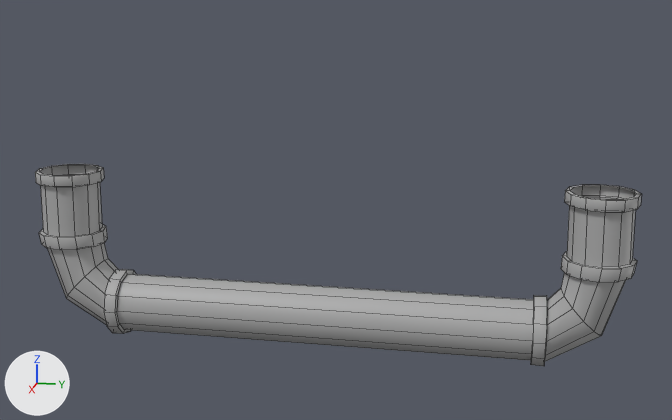
Two versions of the FBX model Assets/_Project/Artists/Olena/models/obstacles/PipeHolder.fbx, one commit apart.
The view is the same before and after, from a 50 mm camera at (0.749, 0.162, 0.237) aimed at (-0.002, 0.012, 0.049). The lights are fixed; the arrows at lower left show +X, +Y and +Z. Mesh edges are drawn as thin lines. Where no turn or scale is listed for an object, it has been applied to the vertices.

Objects in the first picture: 'PipeHolder'.
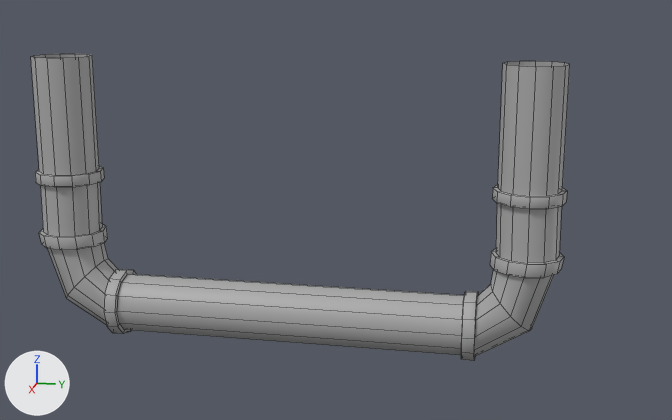
The newer file is also rescaled (x1.159), turned or shifted as a whole; pictures and numbers use the older file's frame.

Location of each change, (x1, y1, x2, y2) in pixels of the pictures (672 x 420 px):
'PipeHolder', reshaped (11% narrower, 52% taller): before (35, 164, 641, 366); after (31, 54, 570, 361)
part 1 of me_mesh, built on: before (310, 185, 641, 366); after (310, 61, 570, 361)
part 2 of me_mesh, added: after (31, 54, 99, 176)

What changed in the scene script:
```text
Change me_mesh:
    used by ob_pipeholder; location = (0.0, 0.0, 0.0)
    remove me_mesh.from_pydata(...)  # 312 vertices, 300 faces; spans x -0.029..0.029, y -0.258..0.258, z -0.075..0.075
    add me_mesh.from_pydata(...)  # 336 vertices, 324 faces; spans x -0.029..0.029, y -0.258..0.201, z -0.075..0.175
    me_mesh part 1
    12 vertices are removed from x -0.026..0.026, y 0.203..0.254, z 0.075
    12 faces are deleted
    136 vertices in x -0.029..0.029, y 0.179..0.258, z -0.075..0.075 move by (0.0, -0.057, 0.0)
    8 vertices in x -0.015..0.015, y 0.249..0.256, z 0.009..0.075 move by (0.0, -0.056, 0.0)
    12 vertices are added at x -0.026..0.026, y 0.146..0.197, z 0.075
    12 new vertices lie (0.0, 0.0, 0.1) away from vertices in x -0.026..0.026, y 0.146..0.197, z 0.075
    24 new faces join them
    me_mesh part 2
    12 new vertices lie (0.0, 0.0, 0.1) away from vertices in x -0.026..0.026, y -0.254..-0.203, z 0.075
    12 new faces join them
```
